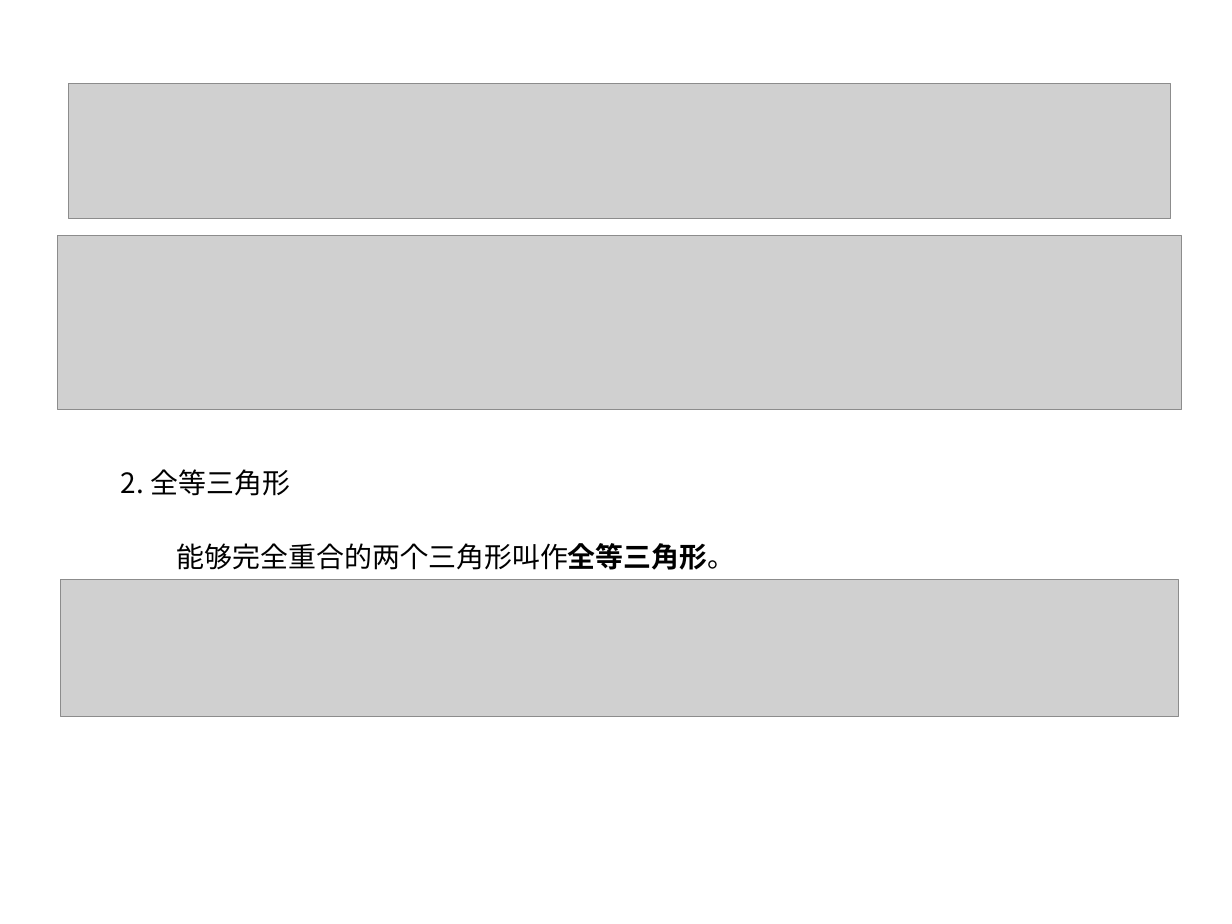
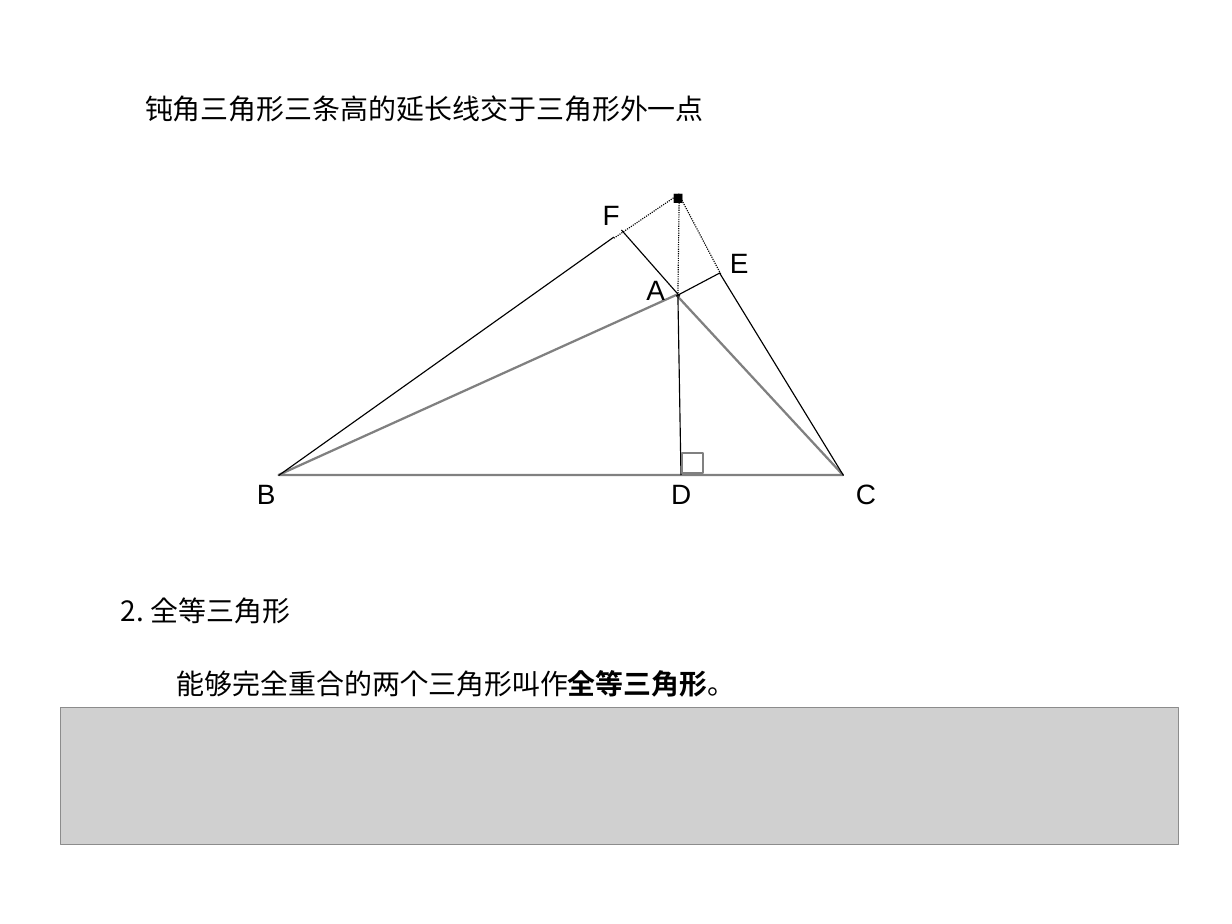
Before and after one commit to ericzhang/english-math, a slide deck: slide 10 of math/grade-7-下/7下数学北师大版-unit-4-三角形.ppt (slide 6 before the commit). Drawn at 1232x924 pixels with LibreOffice and Linux fonts; fonts in the diff are those of the drawing; grey boxes stand for pictures. Boxes give left, top, right and bottom in pixels: in the first picture for what was removed or moved away, otherwise in the second. Text is boxed around its words. In the diff, an @@ line names an element or a change of style, - is before the commit and + after.

```diff
--- a/math/grade-7-下/7下数学北师大版-unit-4-三角形.ppt
+++ b/math/grade-7-下/7下数学北师大版-unit-4-三角形.ppt
@@ picture removed at (68,84,1171,219) @@
@@ text added at (145,95,704,122), 18 pt, text #000000 @@
+钝角三角形三条高的延长线交于三角形外一点
@@ text added at (658,143,694,210), 40 pt, text #000000, bold @@
+.
@@ text added at (603,205,620,225), 18 pt, text #000000 @@
+F
@@ line added from (614, 238) to (680, 195), #000000 0.74 pt dashed @@
@@ line added from (679, 295) to (680, 195), #000000 0.74 pt dashed @@
@@ line added from (721, 274) to (679, 195), #000000 0.74 pt dashed @@
@@ picture removed at (57,236,1182,409) @@
@@ line added from (278, 475) to (614, 237), #000000 0.74 pt @@
@@ line added from (680, 296) to (622, 230), #000000 0.74 pt @@
@@ text added at (730,253,749,273), 18 pt, text #000000 @@
+E
@@ triangle added at (278,295,843,475), fill #FFFFFF, outline #808080 1.45 pt @@
@@ text added at (646,278,665,305), 18 pt, text #000000 @@
+A
@@ line added from (676, 296) to (720, 273), #000000 0.74 pt @@
@@ line added from (679, 295) to (681, 475), #000000 0.74 pt @@
@@ line added from (844, 476) to (720, 273), #000000 0.74 pt @@
@@ rectangle added at (682,454,703,474), fill #FFFFFF, outline #808080 1.45 pt @@
@@ text added at (257,484,276,504), 18 pt, text #000000 @@
+B
@@ text added at (671,484,691,504), 18 pt, text #000000 @@
+D
@@ text added at (856,484,876,505), 18 pt, text #000000 @@
+C
@@ text "2. 全等三角形": place and size @@
-text "2. 全等三角形" at (121,469,736,570)
+text "2. 全等三角形" at (121,597,736,697)
@@ picture: place and size @@
-picture at (61,580,1179,718)
+picture at (61,708,1179,845)
```
Also in this commit, not shown: 3 other slides changed, 4 slides added, 1 other file.
